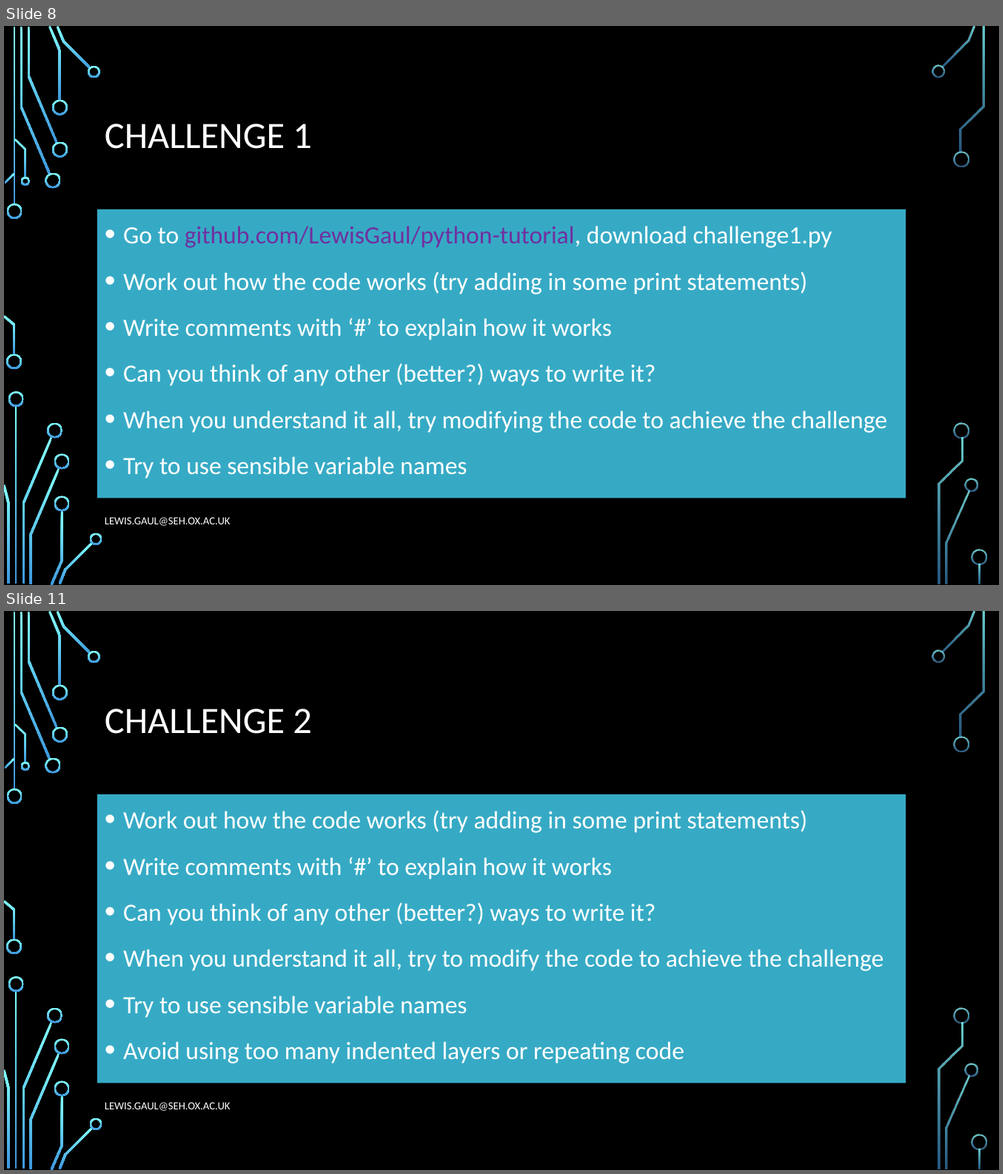
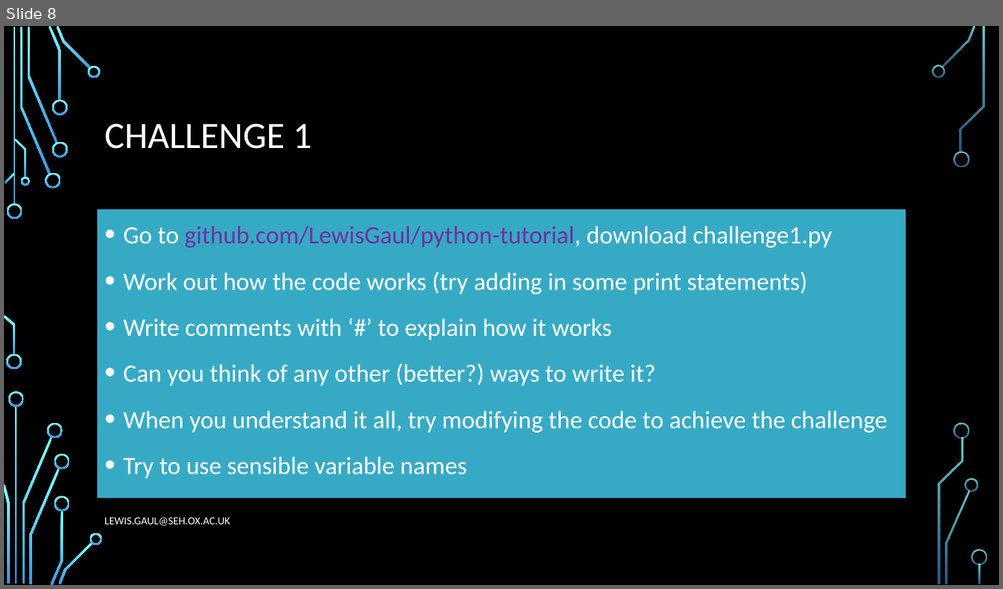
Before and after one commit to LewisGaul/python-tutorial, a slide deck: slides.pptx. Shown one above the other, each under a label of ours: slides 8 and 11 before the commit, slide 8 after it; the slides between them are not shown. The pictures are 1003x1174 and 1003x589 pixels, drawn with LibreOffice and Linux fonts; fonts in the diff are those of the drawing; background and template pictures are left out. Boxes give left, top, right and bottom in pixels: in the first picture for what was removed or moved away, otherwise in the second. Text is boxed around its words. In the diff, an @@ line names an element or a change of style, - is before the commit and + after.

```diff
--- a/slides.pptx
+++ b/slides.pptx
@@ slide 11 removed at <box>4,611,999,1170</box>, background picture (left out); not listed: 36 template elements that a slide beside it also shows @@
@@ title removed at <box>105,709,312,734</box> @@
-CHALLENGE 2
@@ text removed at <box>97,795,905,1083</box> @@
-• Work out how the code works (try adding in some print statements)
-• Write comments with ‘#’ to explain how it works
-• Can you think of any other (better?) ways to write it?
-• When you understand it all, try to modify the code to achieve the challenge
-• Try to use sensible variable names
-• Avoid using too many indented layers or repeating code
@@ text removed at <box>105,1102,230,1111</box> @@
-LEWIS.GAUL@SEH.OX.AC.UK
```
Also in this commit, not shown: 2 other slides removed.
